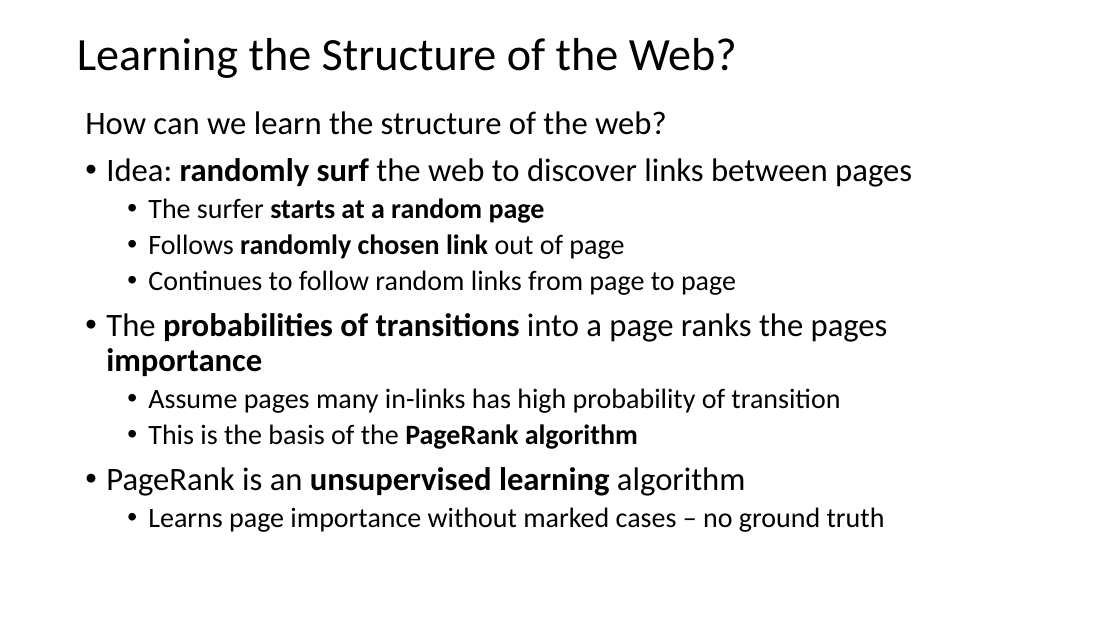
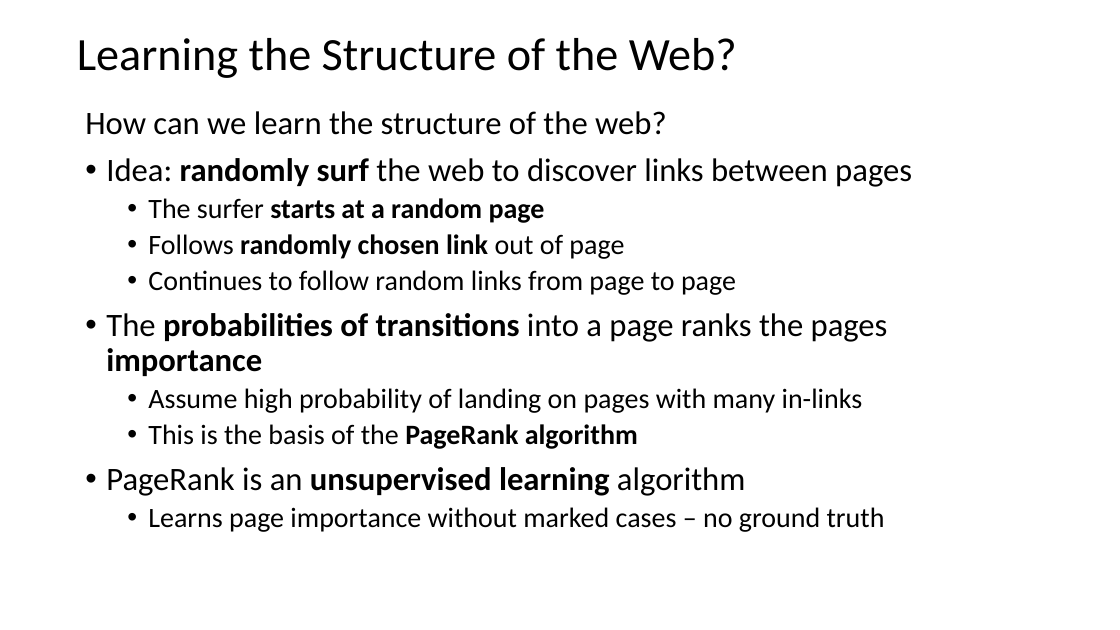
Before and after one commit to StephenElston/CSCI-E-108, a slide deck: slide 12 of slides/5_WebSearching.pptx (slide 10 before the commit). Drawn at 1120x630 pixels with LibreOffice and Linux fonts; fonts in the diff are those of the drawing. Boxes give left, top, right and bottom in pixels: in the first picture for what was removed or moved away, otherwise in the second. Text is boxed around its words. In the diff, an @@ line names an element or a change of style, - is before the commit and + after.

```diff
--- a/slides/5_WebSearching.pptx
+++ b/slides/5_WebSearching.pptx
@@ text at (x1=148, y1=388, x2=863, y2=413): text changed @@
-  • Assume pages many in-links has high probability of transition
+  • Assume high probability of landing on pages with many in-links
```
Also in this commit, not shown: 3 other slides changed, 2 slides added.
